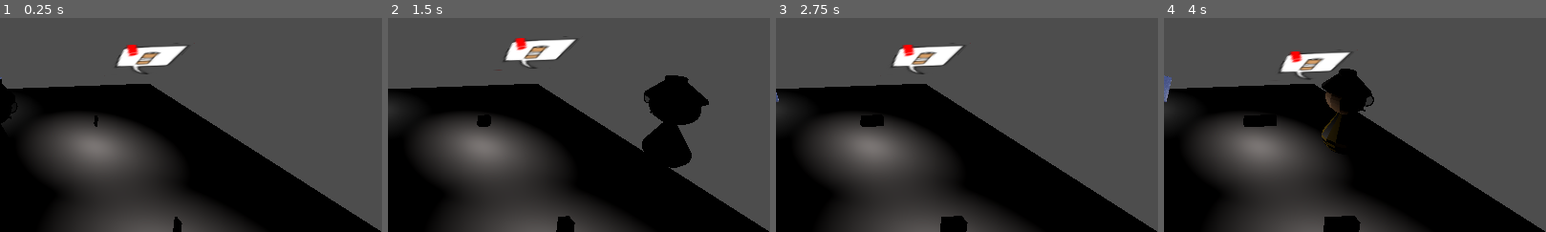
Above: before the commit, frames 1-4 (left to right).
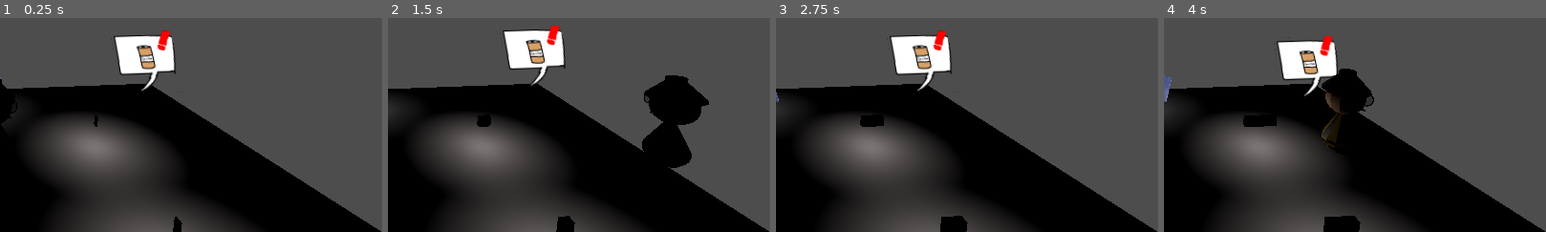
Above: after the commit, the same moments.

Repository: dueip/2024f_gamejam_misis
Game: Godot game, scene res://test_tw.tscn
Same seed, same stepped clock (60 frames per second), same inputs: the game is played once before the commit and once after it.
Inputs (mouse positions are % of the whole screen's width and height, from its top left):
- Up to frame 1 (0.25 s): no input
- Up to frame 2 (1.5 s): tap Enter at 0.5 s; move the mouse to (92, 7) at 0.52 s; hold D (character_right) 0.53-1.28 s; tap Space (character_dash) at 0.6 s; click (92, 7) at 0.67 s; move the mouse to (30, 55) at 1.27 s; hold S (character_back) from 1.28 s (still down); tap Q (character_drop_item) at 1.35 s
- Up to frame 3 (2.75 s): move the mouse to (60, 28) at 2.02 s; release S (character_back) at 2.03 s; hold D (character_right) from 2.03 s (still down); hold Shift (character_run) from 2.03 s (still down)
- Up to frame 4 (4 s): move the mouse to (45, 70) at 2.77 s; release D (character_right) at 2.78 s; release Shift (character_run) at 2.78 s; hold W (character_up) 2.78-3.53 s; tap E (character_use_item) at 2.85 s; click (45, 70) at 2.92 s; move the mouse to (80, 65) at 3.52 s; hold A (character_left) from 3.53 s (still down); tap Space (character_dash) at 3.6 s
The pictures show only the part of the screen within x 50-100%, y 45-95%; the shares and areas given below are measured in that part.

The runs differ from the first frame. In frame 1, 2.4% of the frame differs, in the area x 29-49%, y 5-34%; in frame 2, 2.4%, in the area x 28-50%, y 3-32%; in frame 3, 2.4%; in frame 4, 2.3%.

Commit message:
feat: Добавить возможность получать награду

Diff:
--- a/character.gd
+++ b/character.gd
@@ -143,6 +143,13 @@
 	move_and_slide()
 
 
+func addAward(award: CharacterStats) -> void:
+	stats.up_booze()
+	stats.add_money(award.money)
+	stats.add_score(award.score)
+	stats.up_smoke()
+	stats.score_multiplyer += award.score_multiplyer
+
 func _on_dash_timer_timeout():
 	speed_multiplyer = base_multiplyer
 	dash_timer.stop()
@@ -152,12 +159,12 @@
 	current_minigame = minigame
 	is_in_minigame = true
 
-func _on_minigame_ended(did_player_win: bool):
+func _on_minigame_ended(did_player_win: bool, award_or_punishment: CharacterStats):
 	if did_player_win:
 		print("Player won!")
 	else:
 		print("Player lost!")
-
+	addAward(award_or_punishment)
 	current_minigame = null
 	is_in_minigame = false
 
--- a/minigames/minigame.gd
+++ b/minigames/minigame.gd
@@ -2,10 +2,13 @@
 class_name Minigame
 
 signal minigame_started(Minigame)
-signal minigame_ended(bool)
+# if the first argument is true, then the 2nd one returns an award
+# Otherwise, it returns the punishment
+signal minigame_ended(bool, CharacterStats)
 
 @export var button_delay: float = 0.2
-@export var award: int
+@export var award: CharacterStats
+@export var punishment: CharacterStats
 @export var buff: int
 @export var cost: int
 
@@ -24,7 +27,8 @@
 func endGame(did_player_win: bool, which_button_was_pressed: String):
 	%WASD.unhighlight_all()
 	%WASD.hide()
-	emit_signal("minigame_ended", did_player_win)
+	var award_or_punishment: CharacterStats = award if did_player_win else punishment
+	emit_signal("minigame_ended", did_player_win, award_or_punishment)
 
 func _on_tween_finished():
 	%WASD.hide()
--- a/test_tw.tscn
+++ b/test_tw.tscn
@@ -14,7 +14,26 @@
 [ext_resource type="PackedScene" uid="uid://b0wnppayfjhow" path="res://scene_manager.tscn" id="10_hhy83"]
 [ext_resource type="Resource" path="res://inventory/items/vape.tres" id="11_0yftj"]
 [ext_resource type="PackedScene" uid="uid://7qlfjpp0gal" path="res://possible_exam_spawn.tscn" id="13_rr286"]
+[ext_resource type="Script" path="res://character_stats.gd" id="16_o0jtw"]
 [ext_resource type="PackedScene" path="res://ItemShop.tscn" id="17_sy35x"]
+
+[sub_resource type="Resource" id="Resource_v5mly"]
+script = ExtResource("16_o0jtw")
+lives = 0
+money = 0
+score = 0
+score_multiplyer = 1.0
+booze_lvl = 1
+smoke_lvl = 0
+
+[sub_resource type="Resource" id="Resource_f0u75"]
+script = ExtResource("16_o0jtw")
+lives = 0
+money = 0
+score = 10000
+score_multiplyer = 0.0
+booze_lvl = 0
+smoke_lvl = 0
 
 [node name="test_tw" type="Node3D"]
 script = ExtResource("1_ppaav")
@@ -130,7 +149,9 @@
 transform = Transform3D(1, 0, 0, 0, 1, 0, 0, 0, 1, 0.77061, 1.91782, 7.05559)
 
 [node name="beer_minigame" parent="." instance=ExtResource("4_g6pux")]
-transform = Transform3D(1, 0, 0, 0, 0.999999, 0, 0, 0, 1, -12.0548, 2.554, 9.56349)
+transform = Transform3D(-1, 0, -8.74228e-08, 2.26267e-08, 0.965925, -0.258819, 8.44439e-08, -0.258819, -0.965926, -12.0548, 2.554, 9.56349)
+award = SubResource("Resource_v5mly")
+punishment = SubResource("Resource_f0u75")
 combination = Array[String](["w", "s"])
 
 [node name="TW" parent="." node_paths=PackedStringArray("minigame") instance=ExtResource("2_fbpmy")]
Not shown: 1 places in test_tw.tscn that only renumber resources
